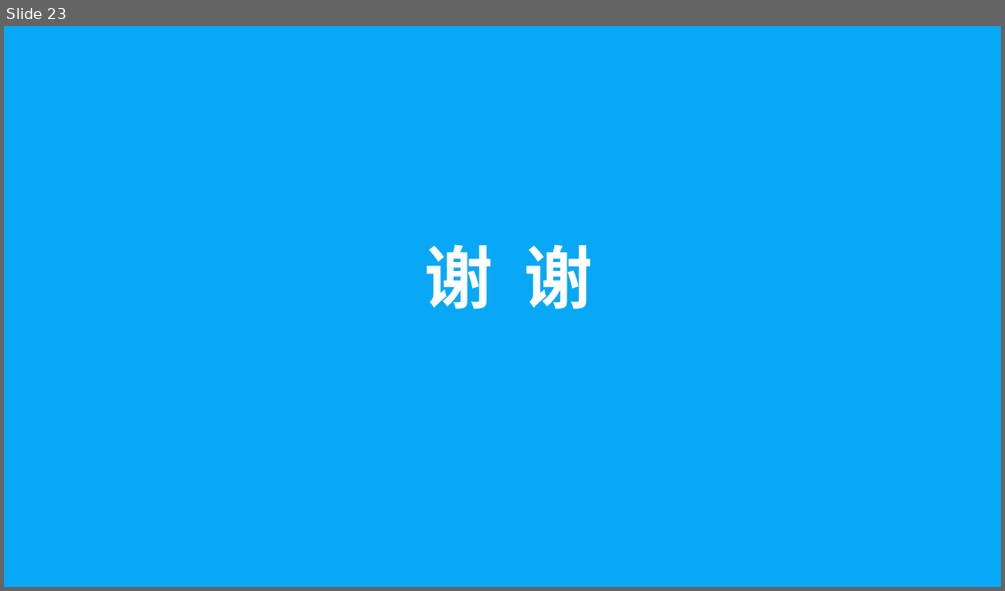
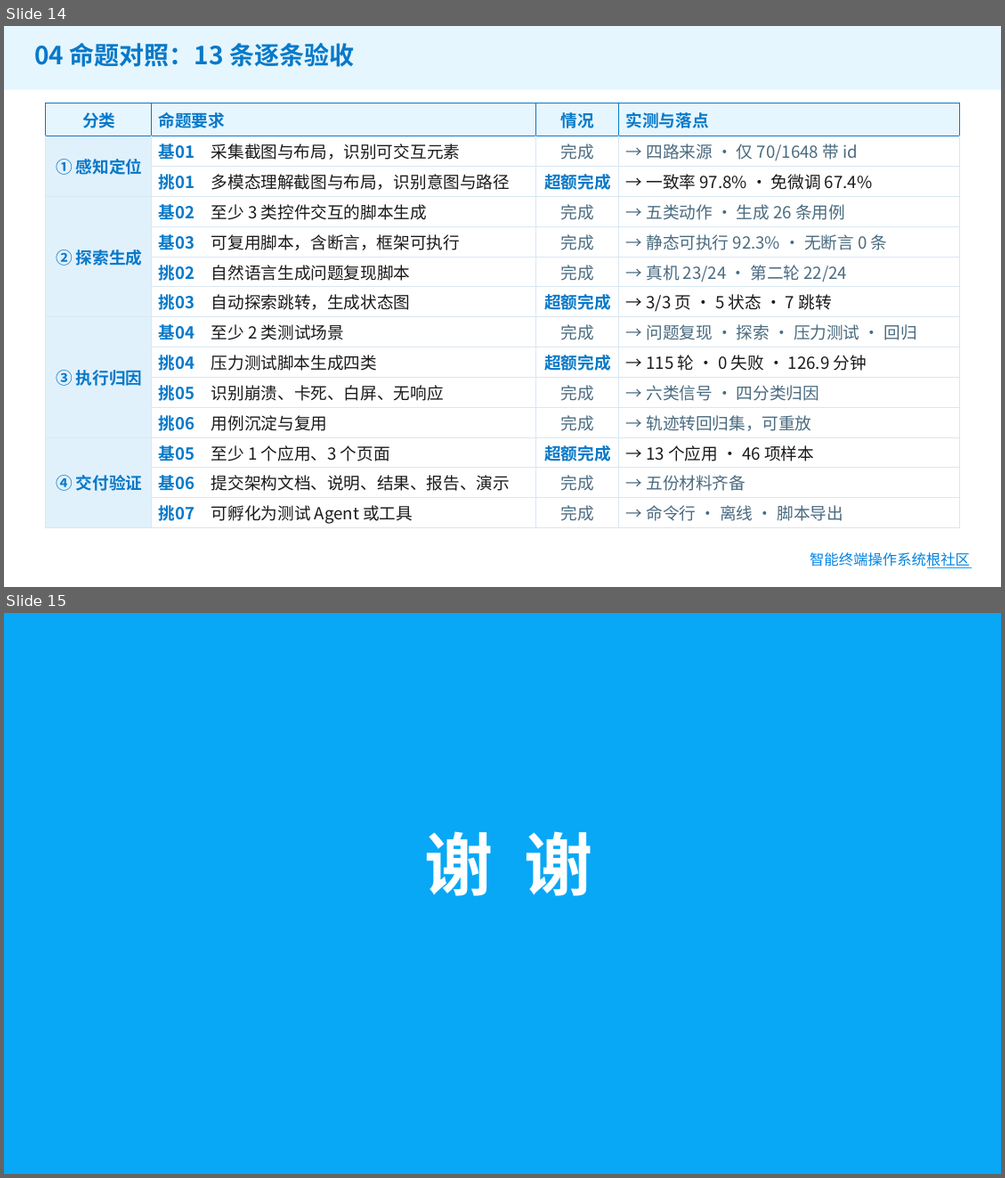
Before and after one commit to gema-secure/ohauto, a slide deck: 提交材料/03-答辩PPT.pptx. Shown one above the other, each under a label of ours: slide 23 before the commit, slides 14 and 15 after it. The pictures are 1005x591 and 1005x1178 pixels, drawn with LibreOffice and Linux fonts; fonts in the diff are those of the drawing; background and template pictures are left out. Boxes give left, top, right and bottom in pixels: in the first picture for what was removed or moved away, otherwise in the second. Text is boxed around its words. In the diff, an @@ line names an element or a change of style, - is before the commit and + after.

Commit message:
docs: 更新提交材料中的设计文档与演示文稿

```diff
--- a/提交材料/03-答辩PPT.pptx
+++ b/提交材料/03-答辩PPT.pptx
@@ slide 14 added at <box>4,26,1001,587</box>, background #FFFFFF @@
@@ rectangle added at <box>4,26,1001,89</box>, fill #08A8F6 at 10% opacity @@
@@ text added at <box>34,43,354,67</box>, 24 pt, text #0879C9, bold @@
+04 命题对照：13 条逐条验收
@@ table added at <box>46,103,961,528</box>, 14 rows, 4 columns @@
+分类 | 命题要求 | 情况 | 实测与落点
+① 感知定位 | 基01 采集截图与布局，识别可交互元素 | 完成 | → 四路来源 · 仅 70/1648 带 id
+ | 挑01 多模态理解截图与布局，识别意图与路径 | 超额完成 | → 一致率 97.8% · 免微调 67.4%
+② 探索生成 | 基02 至少 3 类控件交互的脚本生成 | 完成 | → 五类动作 · 生成 26 条用例
+ | 基03 可复用脚本，含断言，框架可执行 | 完成 | → 静态可执行 92.3% · 无断言 0 条
+ | 挑02 自然语言生成问题复现脚本 | 完成 | → 真机 23/24 · 第二轮 22/24
+ | 挑03 自动探索跳转，生成状态图 | 超额完成 | → 3/3 页 · 5 状态 · 7 跳转
+③ 执行归因 | 基04 至少 2 类测试场景 | 完成 | → 问题复现 · 探索 · 压力测试 · 回归
+ | 挑04 压力测试脚本生成四类 | 超额完成 | → 115 轮 · 0 失败 · 126.9 分钟
+ | 挑05 识别崩溃、卡死、白屏、无响应 | 完成 | → 六类信号 · 四分类归因
+ | 挑06 用例沉淀与复用 | 完成 | → 轨迹转回归集，可重放
+④ 交付验证 | 基05 至少 1 个应用、3 个页面 | 超额完成 | → 13 个应用 · 46 项样本
+ | 基06 提交架构文档、说明、结果、报告、演示 | 完成 | → 五份材料齐备
+ | 挑07 可孵化为测试 Agent 或工具 | 完成 | → 命令行 · 离线 · 脚本导出
@@ text added at <box>809,552,970,568</box>, 14 pt, text gradient #0284E2 to #00B050 @@
+智能终端操作系统根社区
@@ line added from (928, 567) to (971, 567), #00B0F0 1.5 pt @@
@@ what was slide 23 is now slide 15 @@
```
Also in this commit, not shown: 2 slides changed, 11 other slides added, 20 slides removed, 1 other file.
